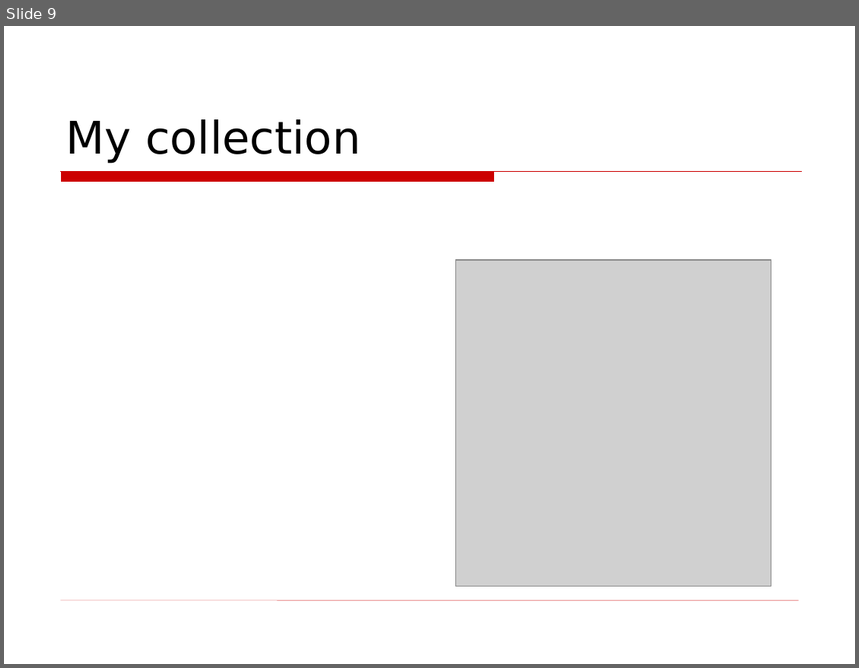
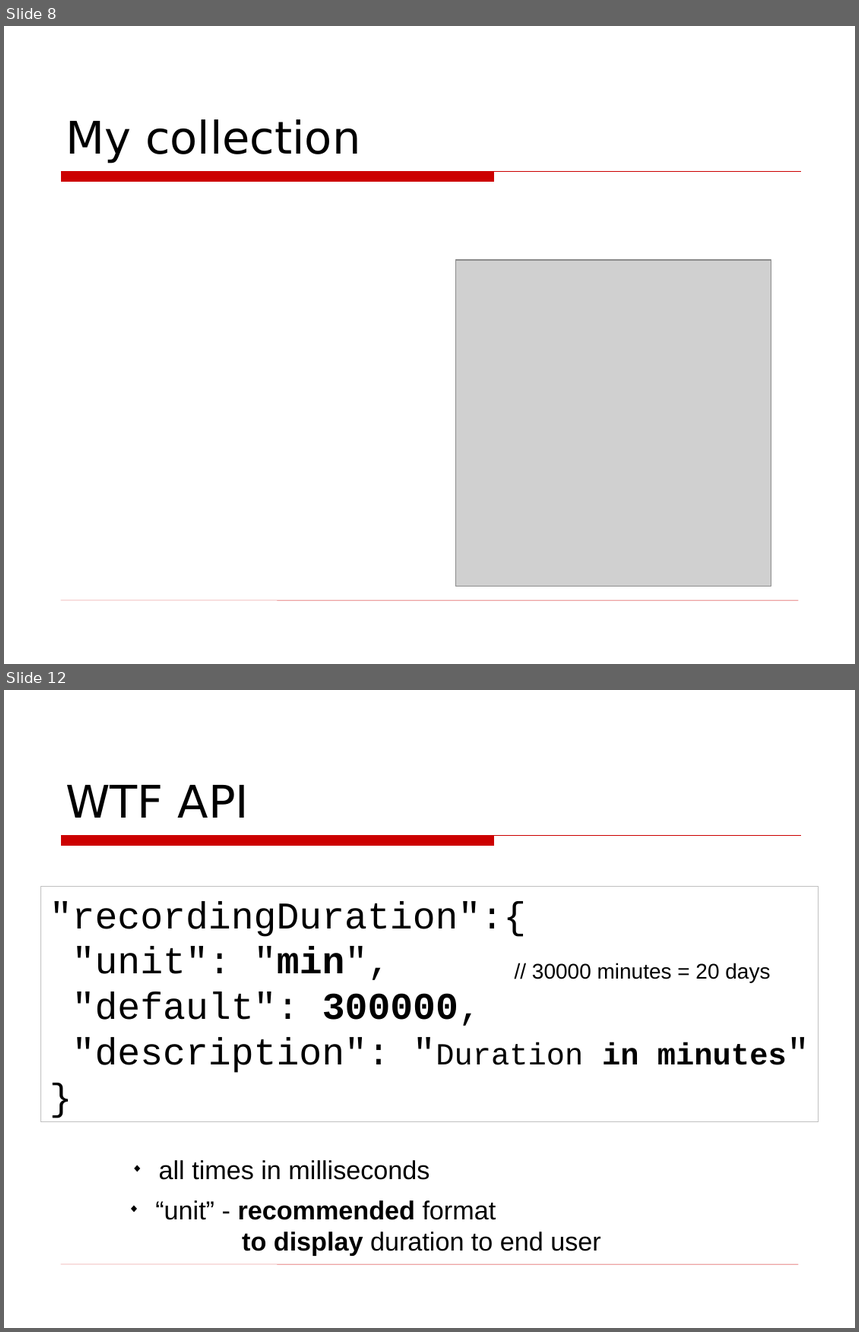
Before and after one commit to asolntsev/presentations, a slide deck: wtf-code/WTF_code.topconf.en.ppt. Shown one above the other, each under a label of ours: slide 9 before the commit, slides 8 and 12 after it; the slides between them are not shown. The pictures are 859x668 and 859x1332 pixels, drawn with LibreOffice and Linux fonts; fonts in the diff are those of the drawing; grey boxes stand for pictures; background and template pictures are left out. Boxes give left, top, right and bottom in pixels: in the first picture for what was removed or moved away, otherwise in the second. Text is boxed around its words. In the diff, an @@ line names an element or a change of style, - is before the commit and + after.

```diff
--- a/wtf-code/WTF_code.topconf.en.ppt
+++ b/wtf-code/WTF_code.topconf.en.ppt
@@ slide 12 added at bbox=[4, 690, 855, 1328], background picture (left out); not listed: 2 template elements that a slide beside it also shows @@
@@ title added at bbox=[66, 785, 249, 818], 38 pt, text #000000 @@
+WTF API
@@ rectangle added at bbox=[41, 887, 819, 1122], fill #FFFFFF, outline #C0C0C0 0.74 pt, 32 pt, text #000000 @@
+"recordingDuration":{
+"unit": "min",
+"default": 300000,
+"description": "Duration in minutes"
+}
@@ text added at bbox=[532, 963, 770, 983], 18 pt, text #000000 @@
+// 30000 minutes = 20 days
@@ text added at bbox=[159, 1160, 430, 1180], 22 pt, text #000000 @@
+◆ all times in milliseconds
@@ text added at bbox=[155, 1201, 601, 1256], 22 pt, text #000000 @@
+◆ “unit” - recommended format
+  to display duration to end user
@@ what was slide 9 is now slide 8 @@
```
Also in this commit, not shown: 10 slides changed, 9 other slides added, 12 slides removed.
